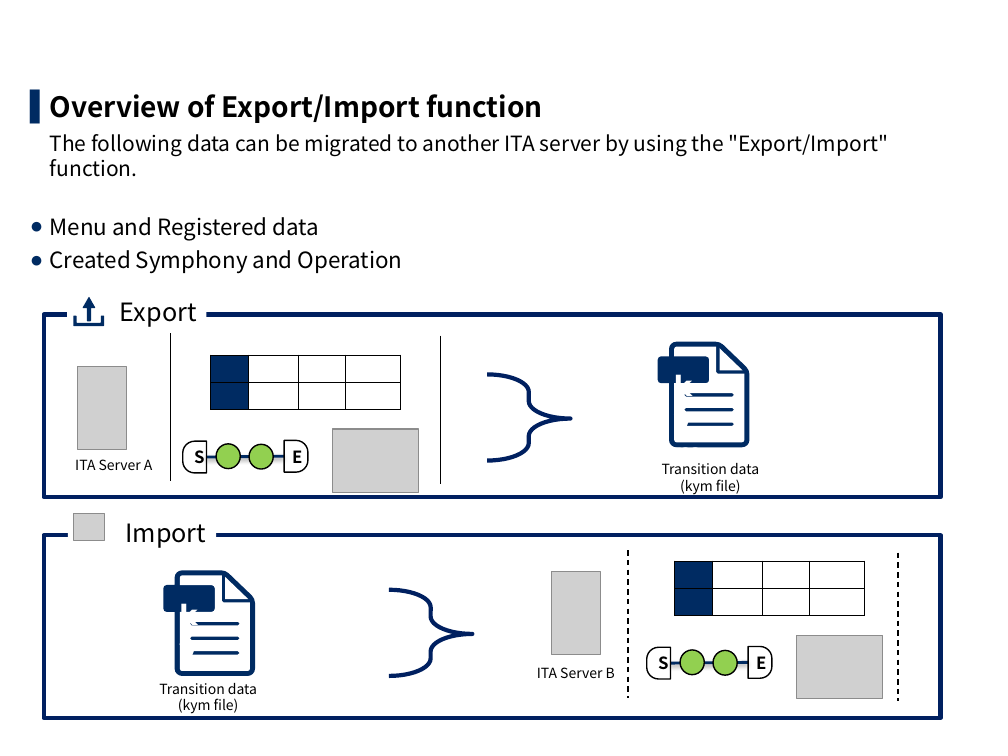
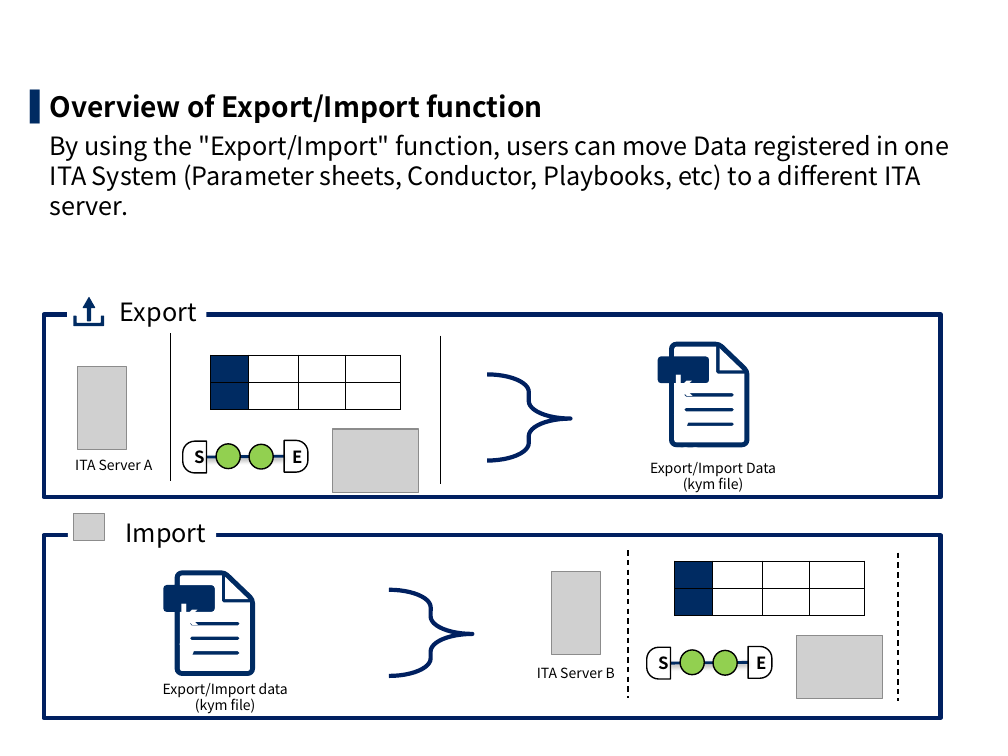
Before and after one commit to exastro-suite/it-automation-docs, a slide deck: slide 6 of asset/Learn/ITA-export-import_classroom_lecture_en.pptx. Drawn at 1008x756 pixels with LibreOffice and Linux fonts; fonts in the diff are those of the drawing; grey boxes stand for pictures; background and template pictures are left out. Boxes give left, top, right and bottom in pixels: in the first picture for what was removed or moved away, otherwise in the second. Text is boxed around its words. In the diff, an @@ line names an element or a change of style, - is before the commit and + after.

```diff
--- a/asset/Learn/ITA-export-import_classroom_lecture_en.pptx
+++ b/asset/Learn/ITA-export-import_classroom_lecture_en.pptx
@@ text at box(50, 134, 950, 216): text changed; size 15 to 18 pt @@
-  The following data can be migrated to another ITA server by using the "Export/Import" function.
-● Menu and Registered data
-● Created Symphony and Operation
+  By using the "Export/Import" function, users can move Data registered in one ITA System (Parameter sheets, Conductor, Playbooks, etc) to a different ITA server.
@@ text "Export/Import Data": place and size @@
-text "Export/Import Data" at box(662, 463, 759, 495)
+text "Export/Import Data" at box(650, 462, 776, 493)
@@ text at box(650, 462, 776, 477): text changed @@
-Transition data
+Export/Import Data
@@ text at box(163, 683, 288, 698): text changed @@
-Transition data
+Export/Import data
```
Also in this commit, not shown: 9 other slides changed, 7 slides removed, 5 other files.
